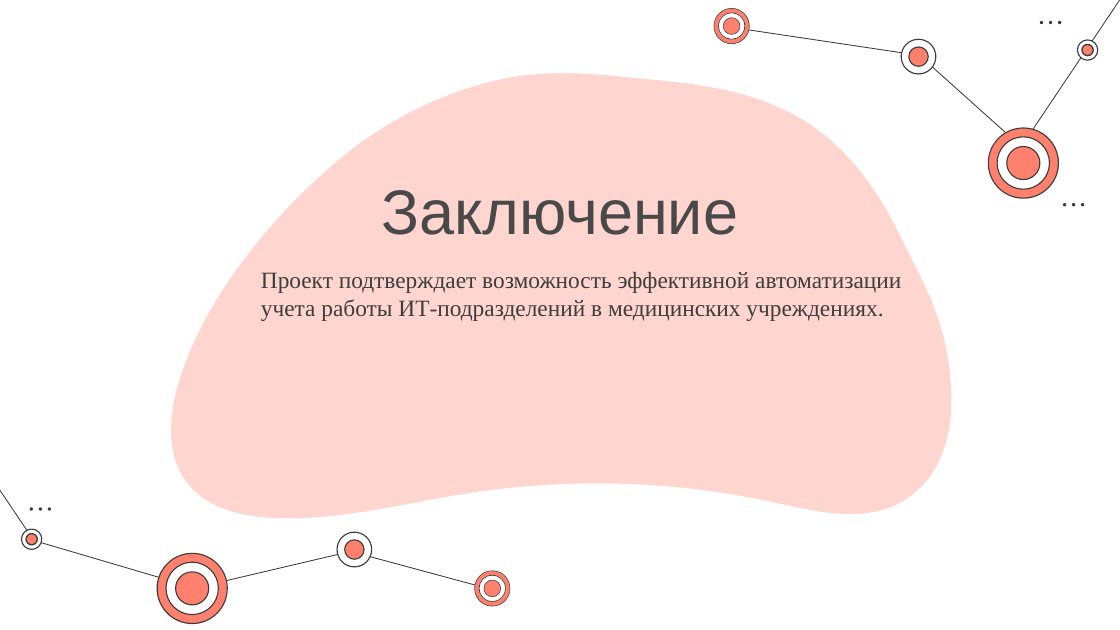
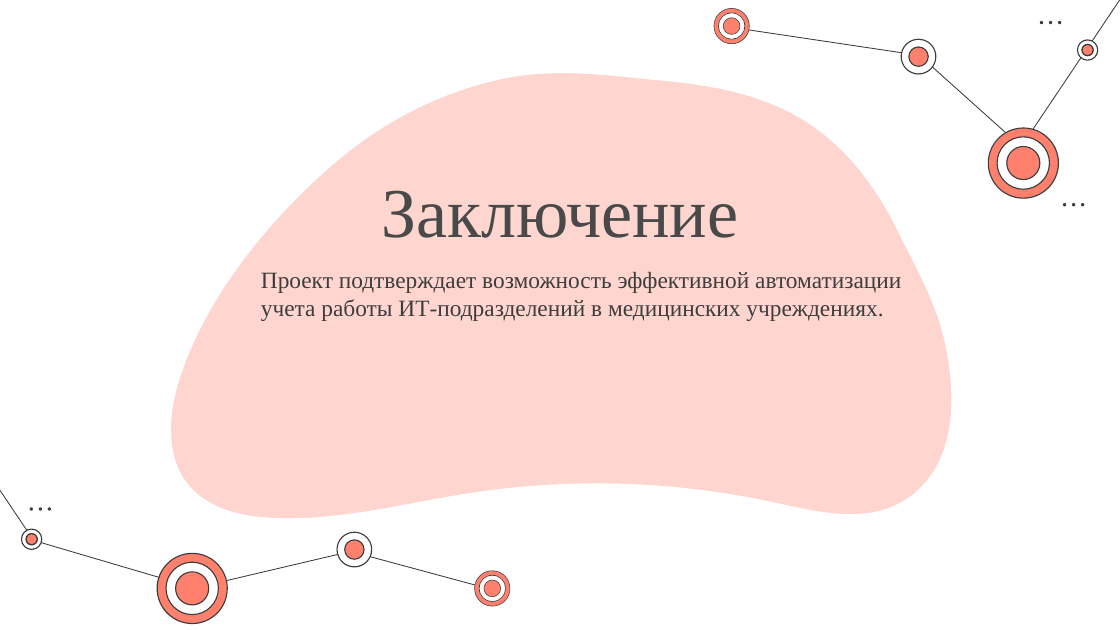
Before and after one commit to KaliShau/CSWT-CSharp, a slide deck: slide 13 of Презентация на защиту.pptx (slide 12 before the commit). Drawn at 1120x630 pixels with LibreOffice and Linux fonts; fonts in the diff are those of the drawing. Boxes give left, top, right and bottom in pixels: in the first picture for what was removed or moved away, otherwise in the second. Text is boxed around its words. In the diff, an @@ line names an element or a change of style, - is before the commit and + after.

```diff
--- a/Презентация на защиту.pptx
+++ b/Презентация на защиту.pptx
@@ title "Заключение" at bbox=[381, 190, 738, 238]: size 54 to 60 pt, font Arial to Times New Roman @@
```
Also in this commit, not shown: 3 other slides changed, 2 slides added, 4 other files.
